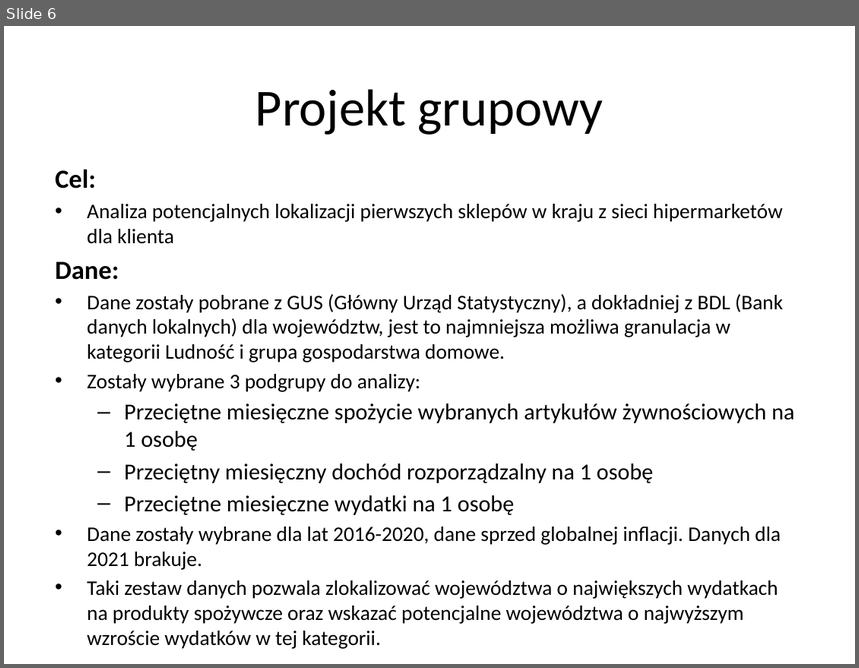
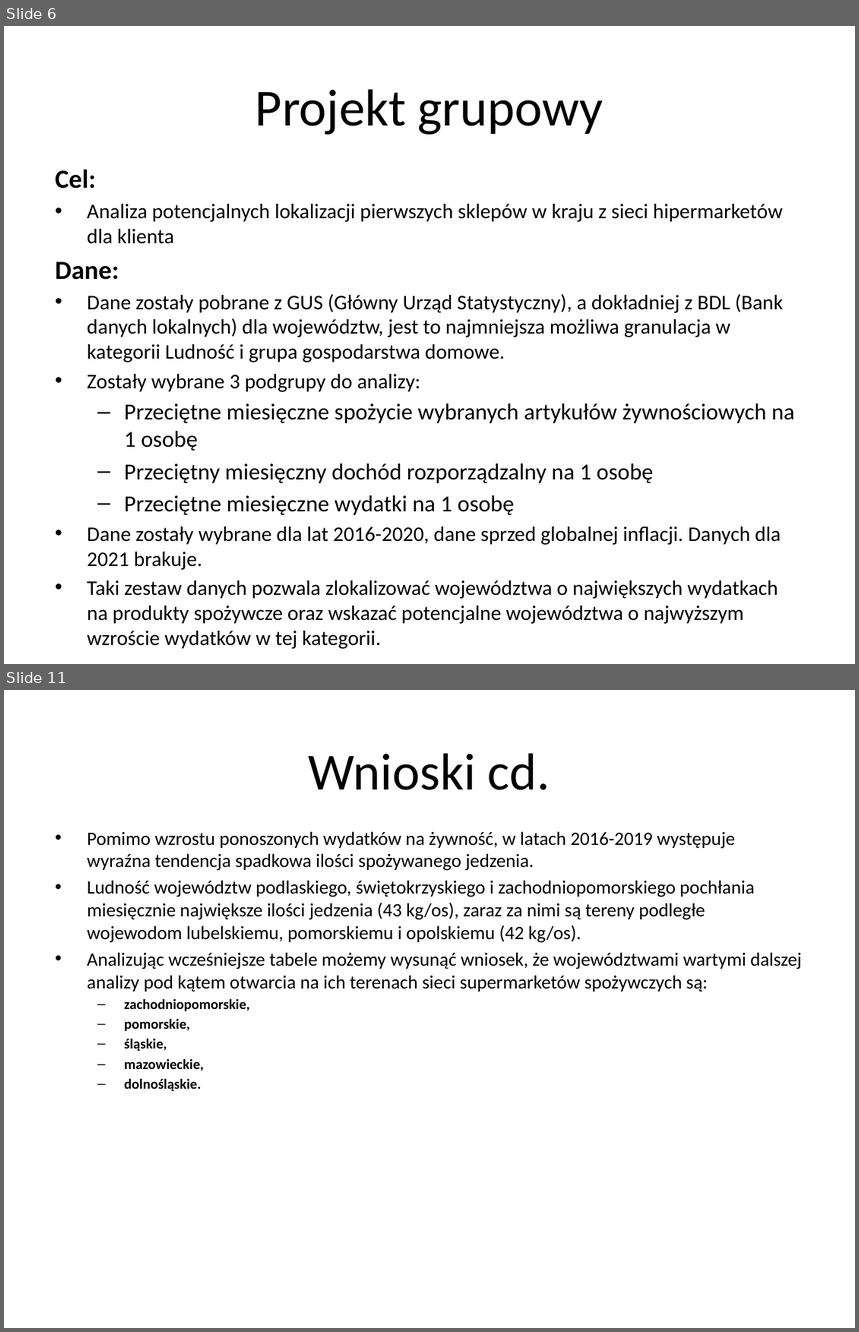
Before and after one commit to PoVerGrr/BGD-Projekt, a slide deck: Riak_BGD.pptx. Shown one above the other, each under a label of ours: slide 6 before the commit, slides 6 and 11 after it; the slides between them are not shown. The pictures are 859x668 and 859x1332 pixels, drawn with LibreOffice and Linux fonts; fonts in the diff are those of the drawing; background and template pictures are left out. Boxes give left, top, right and bottom in pixels: in the first picture for what was removed or moved away, otherwise in the second. Text is boxed around its words. In the diff, an @@ line names an element or a change of style, - is before the commit and + after.

```diff
--- a/Riak_BGD.pptx
+++ b/Riak_BGD.pptx
@@ slide 11 added at (4,690,855,1328), background picture (left out) @@
@@ title added at (309,753,550,790), 44 pt, text #000000 @@
+Wnioski cd.
@@ text added at (87,831,802,1091), 16 pt, text #000000 @@
+• Pomimo wzrostu ponoszonych wydatków na żywność, w latach 2016-2019 występuje wyraźna tendencja spadkowa ilości spożywanego jedzenia.
+• Ludność województw podlaskiego, świętokrzyskiego i zachodniopomorskiego pochłania miesięcznie największe ilości jedzenia (43 kg/os), zaraz za nimi są tereny podległe wojewodom lubelskiemu, pomorskiemu i opolskiemu (42 kg/os).
+• Analizując wcześniejsze tabele możemy wysunąć wniosek, że województwami wartymi dalszej analizy pod kątem otwarcia na ich terenach sieci supermarketów spożywczych są:
+  – zachodniopomorskie,
+  – pomorskie,
+  – śląskie,
+  – mazowieckie,
+  – dolnośląskie.
```
Also in this commit, not shown: 2 slides changed, 2 other slides added.
